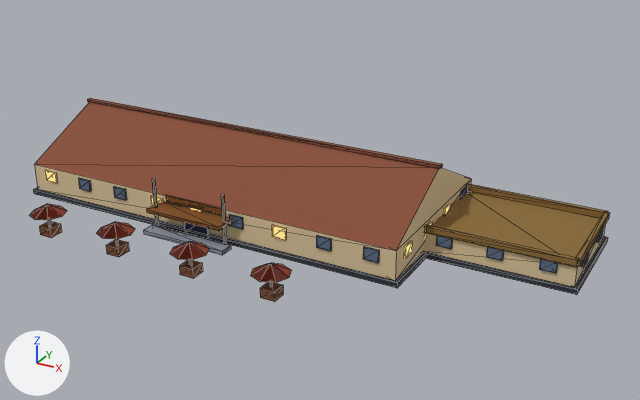
Renders of the glTF model models/canteen-high.glb from each side of a commit.
Camera for both pictures: a camera (50 mm lens) standing at (106.0, -170.5, 89.8) and looking at (15.8, -6.6, 7.8). Every picture has the same lights, and +X, +Y and +Z are marked at lower left. The first picture is the older version. Mesh edges are drawn as thin lines. Vertices at exactly the same position are counted once.

The older version as bpy lines, for what is in view:
```python
me_mesh_0 = bpy.data.meshes.new('Mesh_0')
me_mesh_0.from_pydata(...)  # 572 vertices, 846 faces; spans x -58.8..75.8, y -42.2..22.8, z 0.0..19.2
# faces by material slot: [738, 108]
me_mesh_0.materials.append(mat_matte)
me_mesh_0.materials.append(mat_glow)
ob_mesh_0 = bpy.data.objects.new('Mesh_0', me_mesh_0)
ob_mesh_0.location = (0.0, 0.0, 0.0)
```
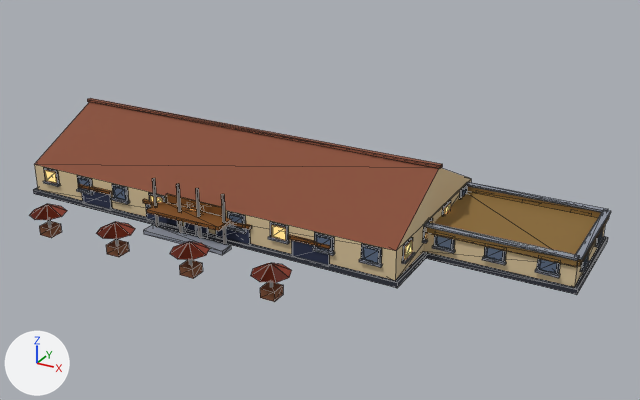
Changed parts and their boxes (x1, y1, x2, y2) in the pictures (640 x 400 px):
'Mesh_0', reshaped
    before: (30, 98, 610, 302)
    after: (30, 98, 611, 302)
part 1 of me_mesh_0, added
    after: (43, 167, 59, 184)
part 2 of me_mesh_0, added
    after: (43, 181, 60, 187)
part 3 of me_mesh_0, added
    after: (77, 175, 92, 190)
part 4 of me_mesh_0, added
    after: (76, 189, 93, 195)
part 5 of me_mesh_0, added
    after: (112, 184, 129, 201)
part 6 of me_mesh_0, added
    after: (111, 197, 129, 204)
part 7 of me_mesh_0, added
    after: (148, 192, 165, 202)
part 8 of me_mesh_0, added
    after: (227, 211, 245, 224)
part 9 of me_mesh_0, added
    after: (226, 226, 245, 234)
part 10 of me_mesh_0, added
    after: (270, 221, 289, 241)
part 11 of me_mesh_0, added
    after: (268, 236, 289, 244)
part 12 of me_mesh_0, added
    after: (314, 232, 334, 252)
part 13 of me_mesh_0, added
    after: (312, 248, 335, 256)
part 14 of me_mesh_0, added
    after: (361, 243, 382, 264)
part 15 of me_mesh_0, added
    after: (359, 259, 382, 268)
part 16 of me_mesh_0, rebuilt (10% taller)
    before: (166, 195, 222, 215)
    after: (166, 194, 222, 216)
part 17 of me_mesh_0, added
    after: (78, 182, 611, 278)

Edits to the bpy script that builds the scene:
```text
Change me_mesh_0:
    used by ob_mesh_0; location = (0.0, 0.0, 0.0)
    remove me_mesh_0.from_pydata(...)  # 572 vertices, 846 faces; spans x -58.8..75.8, y -42.2..22.8, z 0.0..19.2
    add me_mesh_0.from_pydata(...)  # 1286 vertices, 1914 faces; spans x -58.8..75.8, y -42.2..22.8, z 0.0..19.2
    me_mesh_0 part 1: a new loose piece, a box spanning x -54.74..-50.14, y -22.23..-21.93, z 3.85..7.85, in mat_matte
    me_mesh_0 part 2: a new loose piece, a box spanning x -54.94..-49.94, y -22.75..-21.85, z 3.75..4.25, in mat_matte
    me_mesh_0 part 3: a new loose piece, a box spanning x -43.63..-39.03, y -22.23..-21.93, z 3.85..7.85, in mat_matte
    me_mesh_0 part 4: a new loose piece, a box spanning x -43.83..-38.83, y -22.75..-21.85, z 3.75..4.25, in mat_matte
    me_mesh_0 part 5: a new loose piece, a box spanning x -32.52..-27.92, y -22.23..-21.93, z 3.85..7.85, in mat_matte
    me_mesh_0 part 6: a new loose piece, a box spanning x -32.72..-27.72, y -22.75..-21.85, z 3.75..4.25, in mat_matte
    me_mesh_0 part 7: a new loose piece, a box spanning x -21.41..-16.81, y -22.23..-21.93, z 3.85..7.85, in mat_matte
    me_mesh_0 part 8: a new loose piece, a box spanning x 0.81..5.41, y -22.23..-21.93, z 3.85..7.85, in mat_matte
    me_mesh_0 part 9: a new loose piece, a box spanning x 0.61..5.61, y -22.75..-21.85, z 3.75..4.25, in mat_matte
    me_mesh_0 part 10: a new loose piece, a box spanning x 11.92..16.52, y -22.23..-21.93, z 3.85..7.85, in mat_matte
    me_mesh_0 part 11: a new loose piece, a box spanning x 11.72..16.72, y -22.75..-21.85, z 3.75..4.25, in mat_matte
    me_mesh_0 part 12: a new loose piece, a box spanning x 23.03..27.63, y -22.23..-21.93, z 3.85..7.85, in mat_matte
    me_mesh_0 part 13: a new loose piece, a box spanning x 22.83..27.83, y -22.75..-21.85, z 3.75..4.25, in mat_matte
    me_mesh_0 part 14: a new loose piece, a box spanning x 34.14..38.74, y -22.23..-21.93, z 3.85..7.85, in mat_matte
    me_mesh_0 part 15: a new loose piece, a box spanning x 33.94..38.94, y -22.75..-21.85, z 3.75..4.25, in mat_matte
    me_mesh_0 part 16: the loose piece of 8 vertices spanning x -16.0..0.0, y -22.5..-22.0, z 6.8..8.4 is rebuilt with 8 vertices and now spans x -16.0..0.0, y -22.5..-22.0, z 6.5..8.7
    me_mesh_0 part 17: 410 vertices added at x -43.0..75.8, y -24.9..22.8, z 0.0..13.0
    other edits to the shape of me_mesh_0 do not show in these pictures
```
